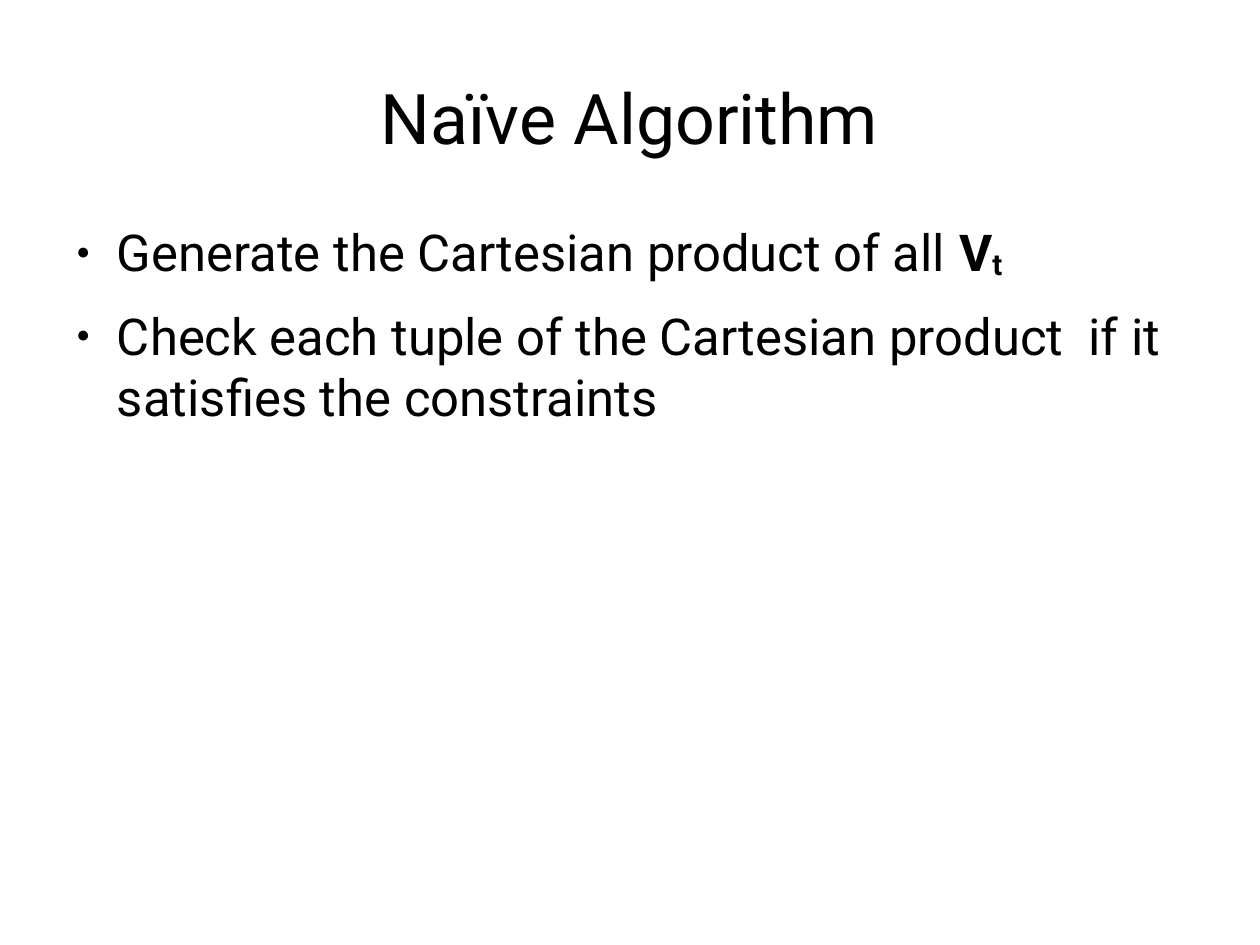
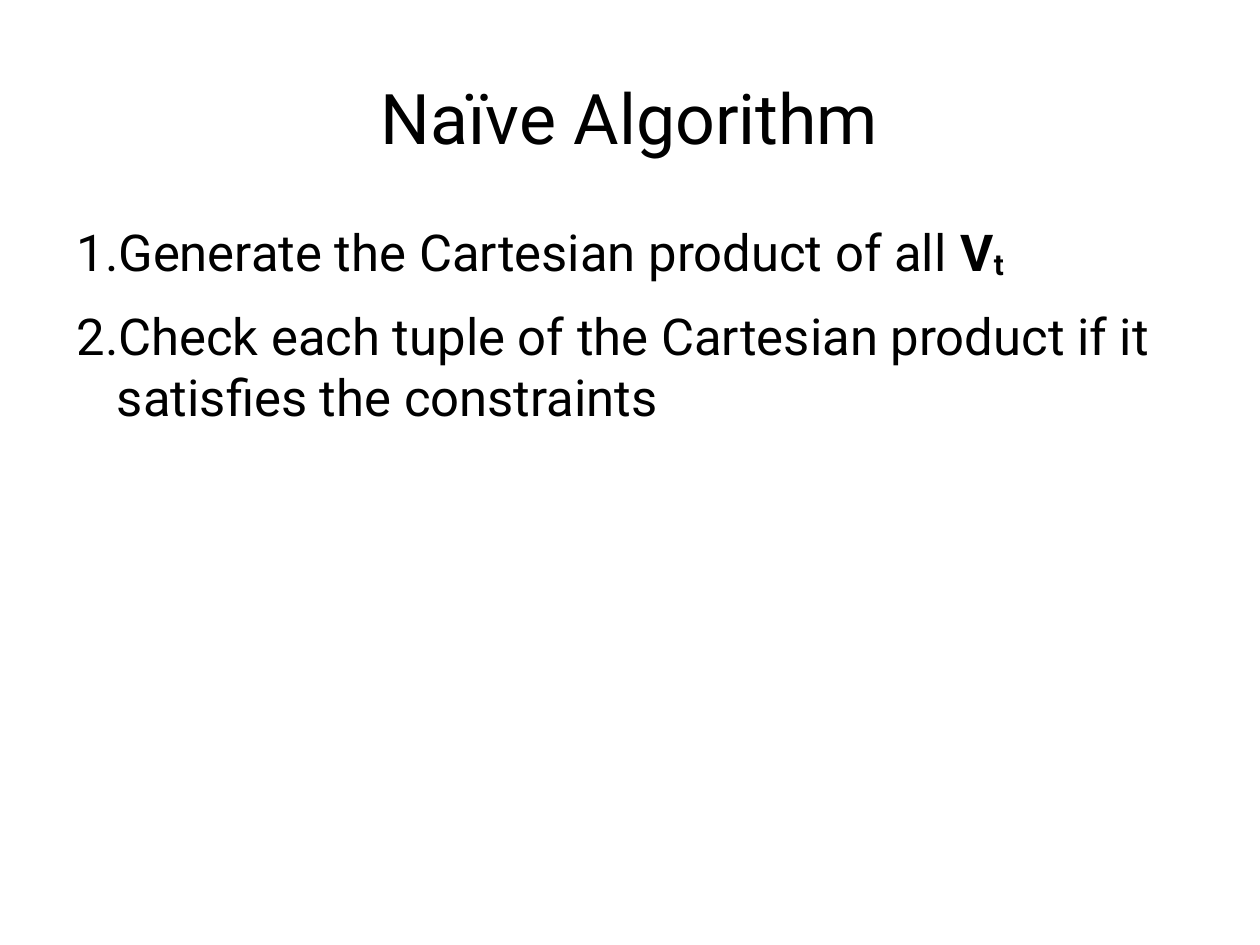
Before and after one commit to jachermocilla/jach-homepage, a slide deck: slide 19 of seminar-2008.odp. Drawn at 1260x945 pixels with LibreOffice and Linux fonts; fonts in the diff are those of the drawing. Boxes give left, top, right and bottom in pixels: in the first picture for what was removed or moved away, otherwise in the second. Text is boxed around its words. In the diff, an @@ line names an element or a change of style, - is before the commit and + after.

```diff
--- a/seminar-2008.odp
+++ b/seminar-2008.odp
@@ text "Generate the Cartesian product of ..." at (76,232,1149,417): bullet ● to 1. @@
```
Also in this commit, not shown: 7 other slides changed, 1 slide added.
